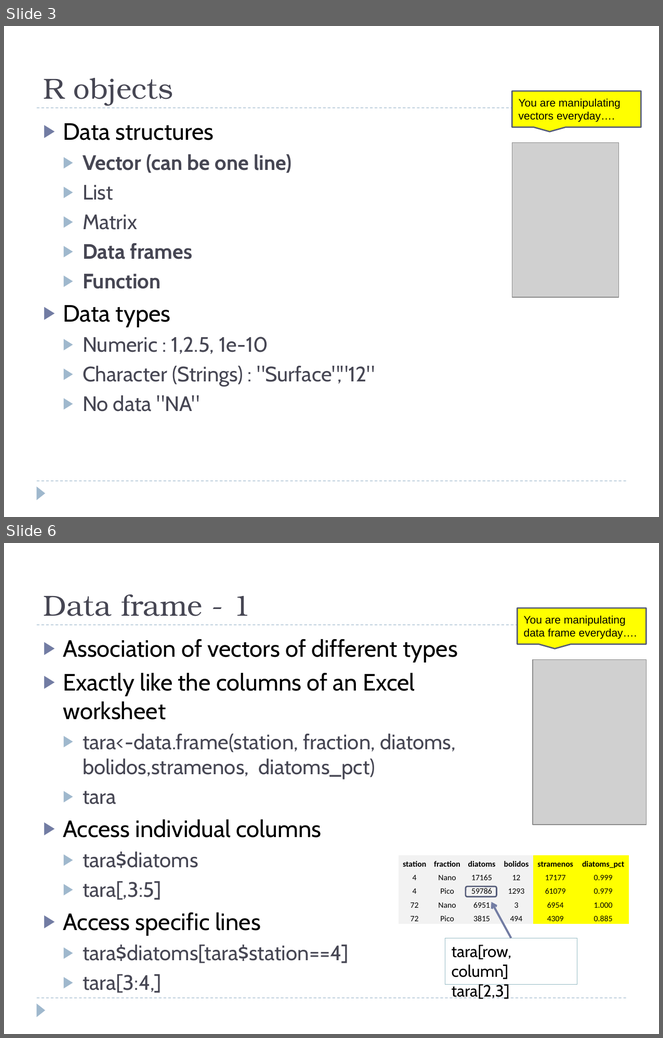
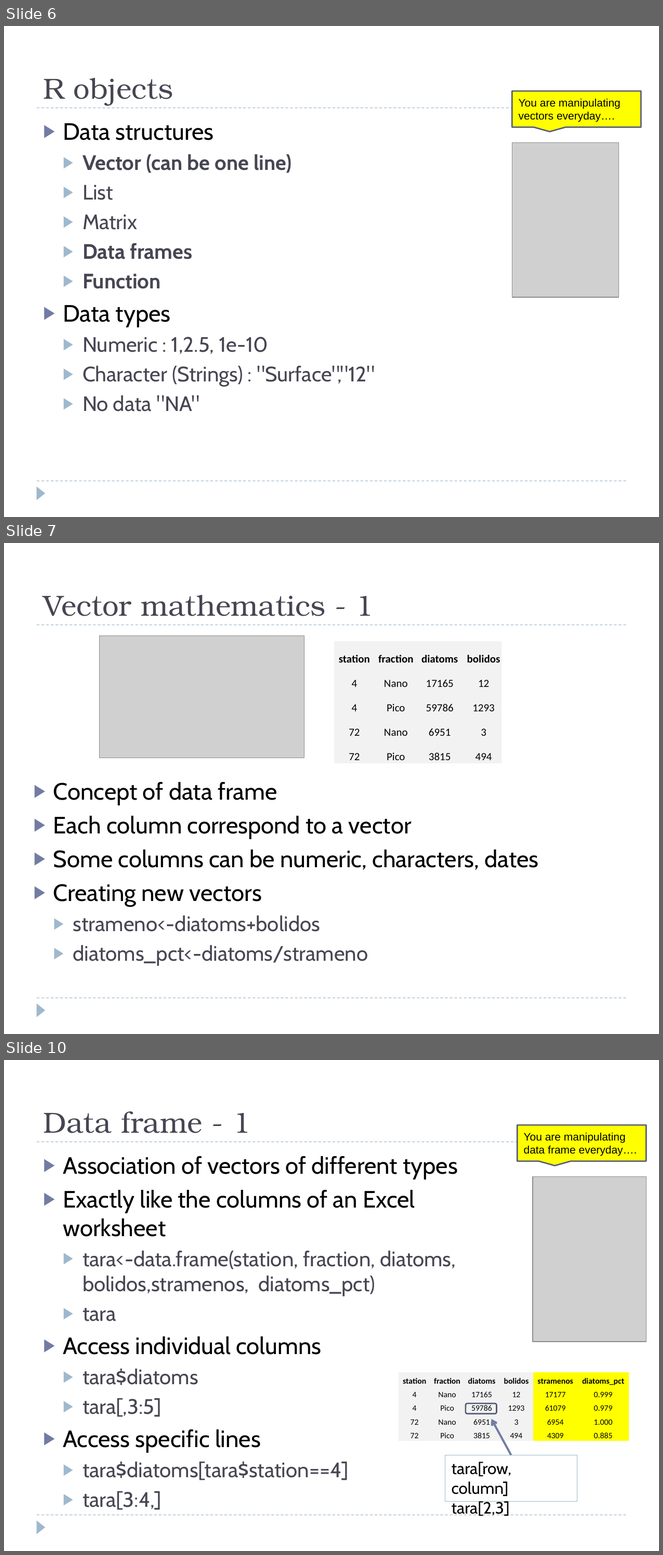
Before and after one commit to vaulot/R_tutorials, a slide deck: introduction/R_tutorial.pptx. Shown one above the other, each under a label of ours: slides 3 and 6 before the commit, slides 6, 7 and 10 after it; the slides between them are not shown. The pictures are 663x1038 and 663x1555 pixels, drawn with LibreOffice and Linux fonts; fonts in the diff are those of the drawing; grey boxes stand for pictures. Boxes give left, top, right and bottom in pixels: in the first picture for what was removed or moved away, otherwise in the second. Text is boxed around its words. In the diff, an @@ line names an element or a change of style, - is before the commit and + after.

```diff
--- a/introduction/R_tutorial.pptx
+++ b/introduction/R_tutorial.pptx
@@ slide 7 added at [4,543,659,1034], background #FFFFFF; not listed: 3 template elements that a slide beside it also shows @@
@@ title added at [43,595,374,616], 32 pt, text #464653 @@
+Vector mathematics - 1
@@ picture added at [100,636,304,758] @@
@@ rectangle added at [502,636,626,773], fill #FFFFFF @@
@@ table added at [334,641,626,763], 5 rows, 6 columns @@
+station | fraction | diatoms | bolidos | stramenos | diatoms_pct
+4 | Nano | 17165 | 12 | 17177 | 0.999
+4 | Pico | 59786 | 1293 | 61079 | 0.979
+72 | Nano | 6951 | 3 | 6954 | 1.000
+72 | Pico | 3815 | 494 | 4309 | 0.885
@@ text added at [53,782,539,966], 26 pt, text #000000 @@
+▶ Concept of data frame
+▶ Each column correspond to a vector
+▶ Some columns can be numeric, characters, dates
+▶ Creating new vectors
+  ▶ strameno<-diatoms+bolidos
+  ▶ diatoms_pct<-diatoms/strameno
@@ what was slide 3 is now slide 6 @@
@@ what was slide 6 is now slide 10 @@
```
Also in this commit, not shown: 2 slides changed, 3 other slides added, 1 other file.
